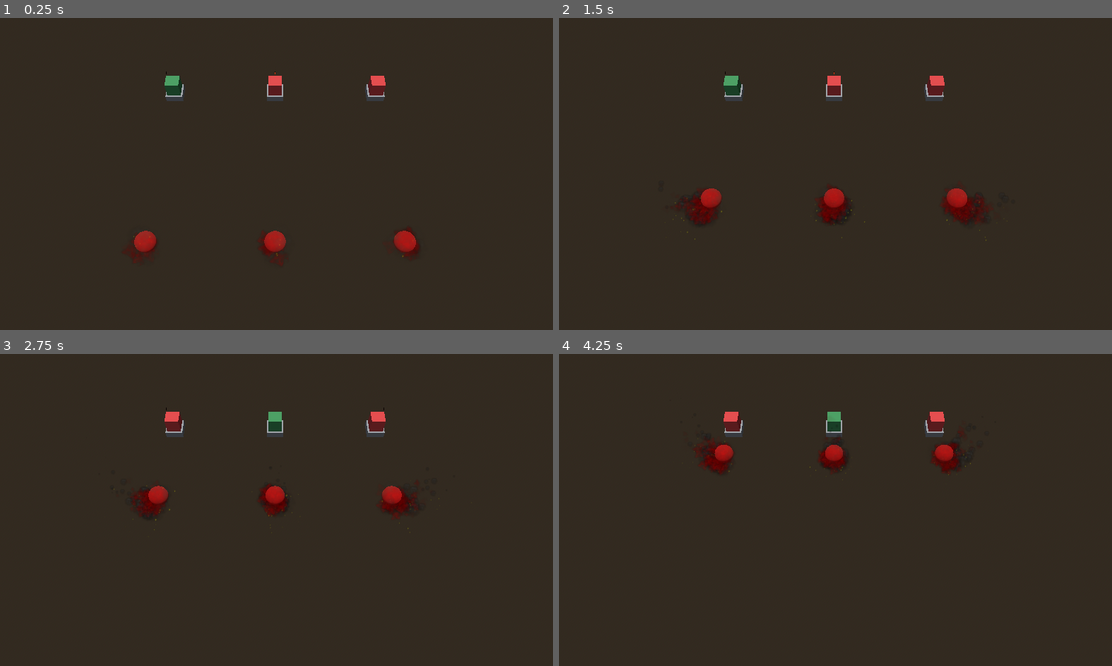
Above: before the commit, frames 1-4 (two rows, left to right).
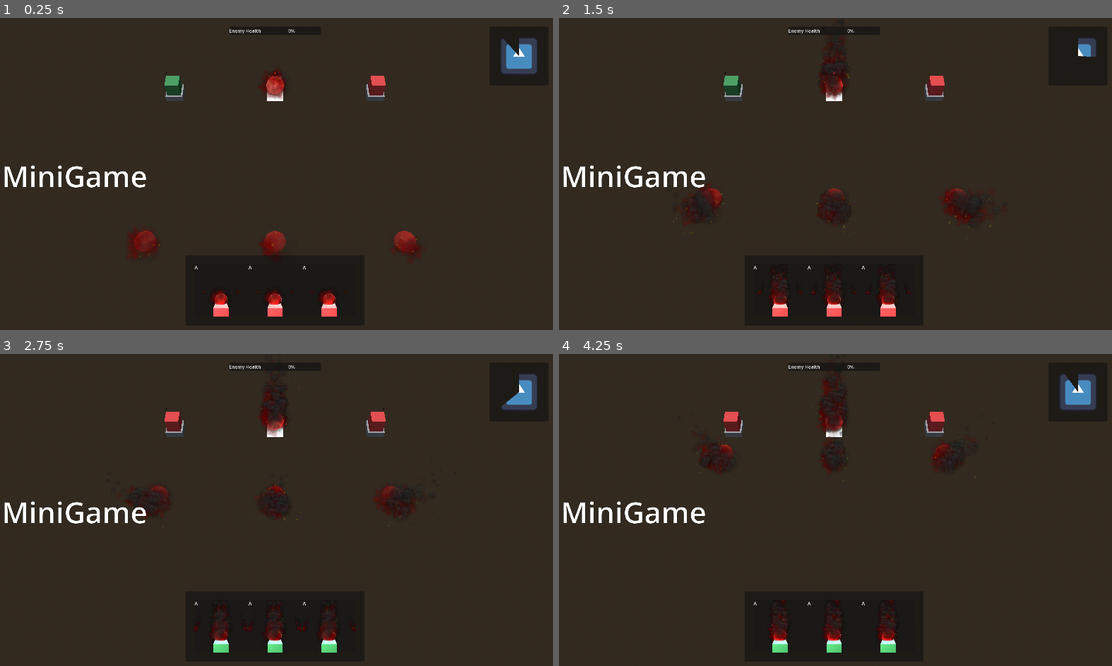
Above: after the commit, the same moments.

Repository: emmdie/3m5Jam2024_1
Game: Godot game, scene res://Scenes/game.tscn
The game is run twice, just before and just after one commit, with the same random seed, the same clock (stepped at 60 frames per second) and the same inputs. The engine's default icon, where the game draws it, is replaced by a stand-in: a white triangle on a blue panel in a dark square.
Inputs (mouse positions are in pixels of both pictures, inside the frame that each line leads up to):
- Up to frame 1 (0.25 s): no input
- Up to frame 2 (1.5 s): move the mouse to (957, 161) at 0.52 s; move the mouse to (719, 192) at 1.27 s
- Up to frame 3 (2.75 s): move the mouse to (331, 441) at 2.02 s
- Up to frame 4 (4.25 s): move the mouse to (807, 575) at 2.77 s; move the mouse to (1001, 559) at 3.52 s

The runs differ from the first frame. In frame 1, 4.2% of the frame differs, in the area x 0-98%, y 3-96%; in frame 2, 4.5%; in frame 3, 4.8%; in frame 4, 4.7%.

Commit message:
add HUD to game scene

Diff:
--- a/Scenes/Ui/TimerPanel.gd
+++ b/Scenes/Ui/TimerPanel.gd
@@ -1,7 +1,6 @@
 extends PanelContainer
 
 @onready var texture_bar = $CenterContainer/ProgressBar
-@onready var time_label = $CenterContainer/Label
 
 func _ready() -> void:
 	texture_bar.max_value = GameState.rules.tower_switch_time
@@ -11,4 +10,3 @@
 
 func update_time():
 	texture_bar.value = GameState.time_to_tower_change
-	time_label.text = str(GameState.time_to_tower_change)
--- a/Scenes/Ui/Ui.tscn
+++ b/Scenes/Ui/Ui.tscn
@@ -52,10 +52,6 @@
 fill_mode = 4
 texture_progress = ExtResource("2_f8oex")
 
-[node name="Label" type="Label" parent="MarginContainer/TimerPanel/CenterContainer"]
-layout_mode = 2
-text = "60"
-
 [node name="UnitPreviewPanel" type="PanelContainer" parent="MarginContainer"]
 layout_mode = 2
 size_flags_horizontal = 4
--- a/Scenes/game.tscn
+++ b/Scenes/game.tscn
@@ -1,7 +1,8 @@
-[gd_scene load_steps=6 format=3 uid="uid://d4d7ecqlohxt"]
+[gd_scene load_steps=7 format=3 uid="uid://d4d7ecqlohxt"]
 
 [ext_resource type="Script" path="res://Scenes/game.gd" id="1_50n6b"]
 [ext_resource type="PackedScene" uid="uid://65w17xmk8mqq" path="res://Scenes/lane.tscn" id="1_peffo"]
+[ext_resource type="PackedScene" uid="uid://c8jkhdwbodrc3" path="res://Scenes/Ui/Hud.tscn" id="3_cfnx0"]
 
 [sub_resource type="ProceduralSkyMaterial" id="ProceduralSkyMaterial_07nas"]
 
@@ -36,3 +37,5 @@
 
 [node name="WorldEnvironment" type="WorldEnvironment" parent="."]
 environment = SubResource("Environment_bt6cj")
+
+[node name="Control" parent="." instance=ExtResource("3_cfnx0")]
